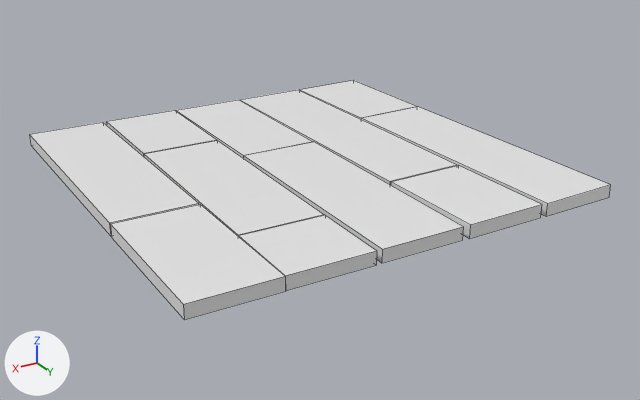
Renders of the Blender file blend/woodenFloor.blend from each side of a commit.
Both versions are drawn from a camera (50 mm lens) standing at (9.53, 16.93, 7.42) and looking at (-0.3, 0.55, -0.77). Arrows for +X, +Y and +Z are at lower left; the lights stay in place. Mesh edges are drawn as thin lines. The same objects are shown in both versions, whatever each file hides.
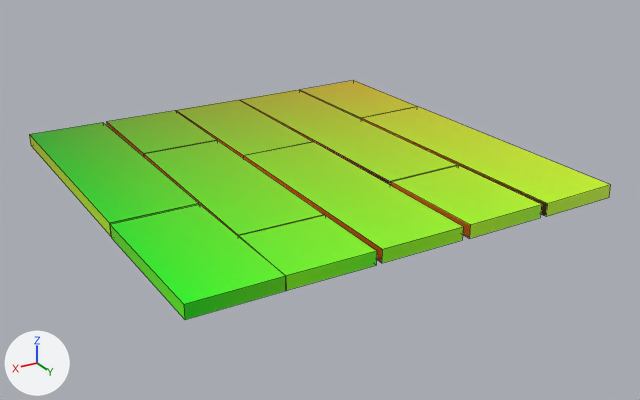
What differs and where, as boxes (x1, y1, x2, y2) in the pictures (640 x 400 px; the box of a moved part takes in the faces that stretch with it):
part 1 of me_cube_002, moved or reshaped: (110, 204, 286, 320) in both
part 2 of me_cube_002, recoloured (white to green): (29, 80, 611, 290) in both

Edits to the bpy script that builds the scene:
```text
Add mat_woodenfloortexture_001:
    mat_woodenfloortexture_001 = bpy.data.materials.new('woodenFloorTexture.001')
    # nodes: BsdfPrincipled, Mapping, OutputMaterial, UVMap
Change me_cube_002:
    where me_cube_002.from_pydata(...)  # 88 vertices, 66 faces; spans x -5.0..4.94, y -4.96..4.96, z -0.05..0.05
    used by ob_cube; location = (0.0, 0.0, 0.0); scale = (1.0, 1.0, 2.96)
    me_cube_002 part 1: the loose piece of 8 vertices spanning x 3.03..4.94, y 1.3..4.95, z -0.05..0.05 is mirrored in y about its middle, in mat_woodenfloortexture_001
    me_cube_002 part 2: 60 faces spanning x -5.0..4.93, y -4.96..4.96, z -0.05..0.05 switch from no material to mat_woodenfloortexture_001
```
